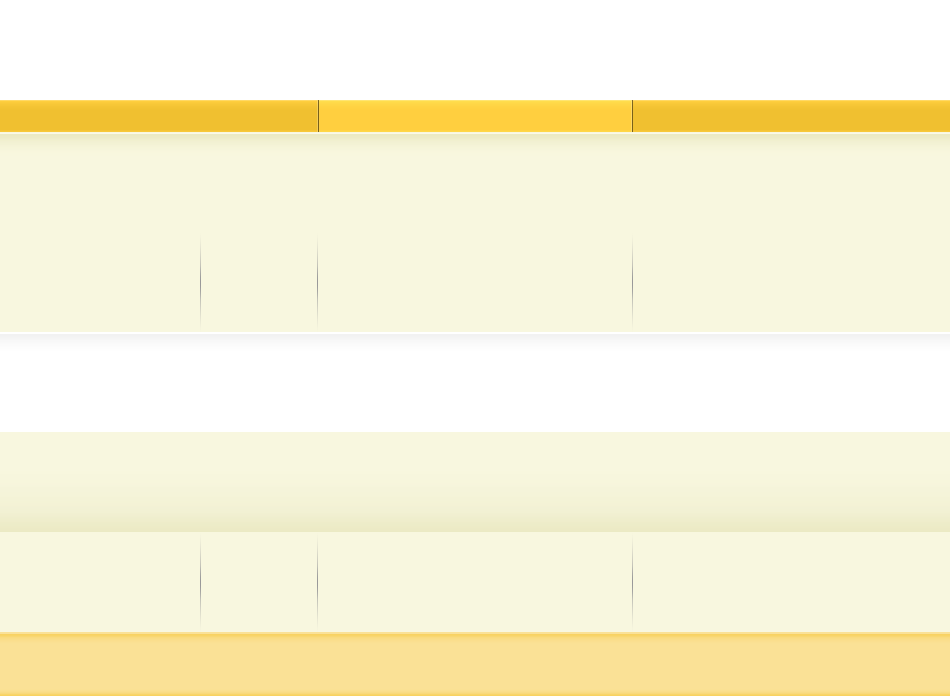
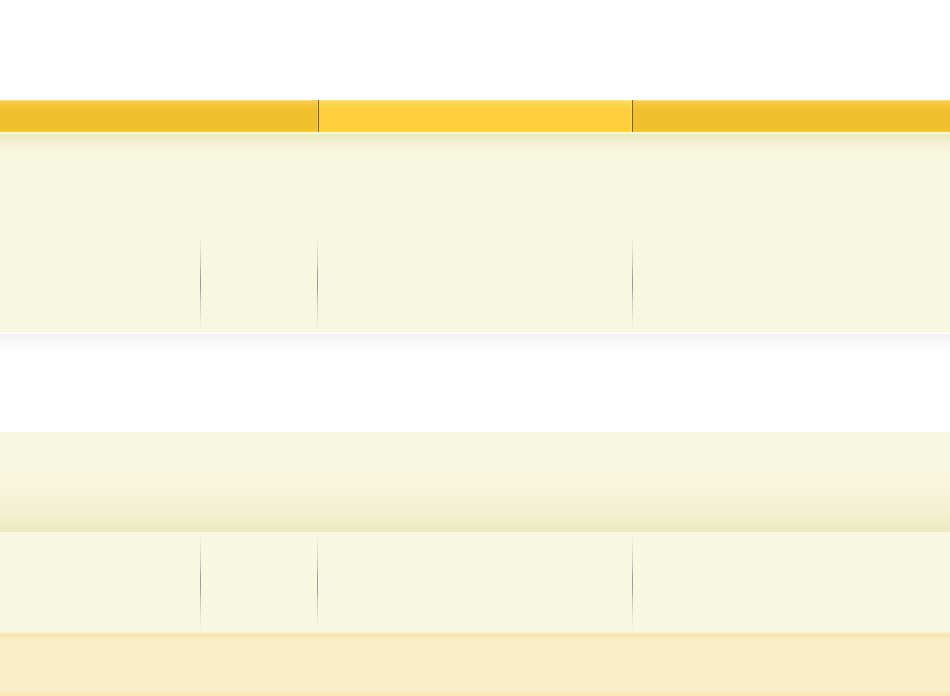
Layer changes from the first 950px x 696px image to the second:
painted on "footer" over [0, 632, 950, 696]
